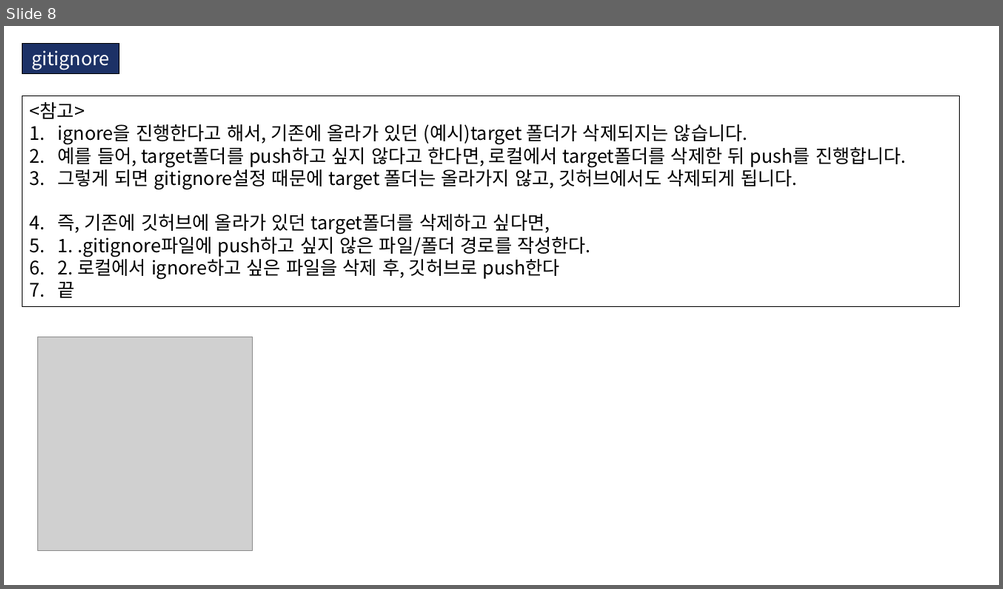
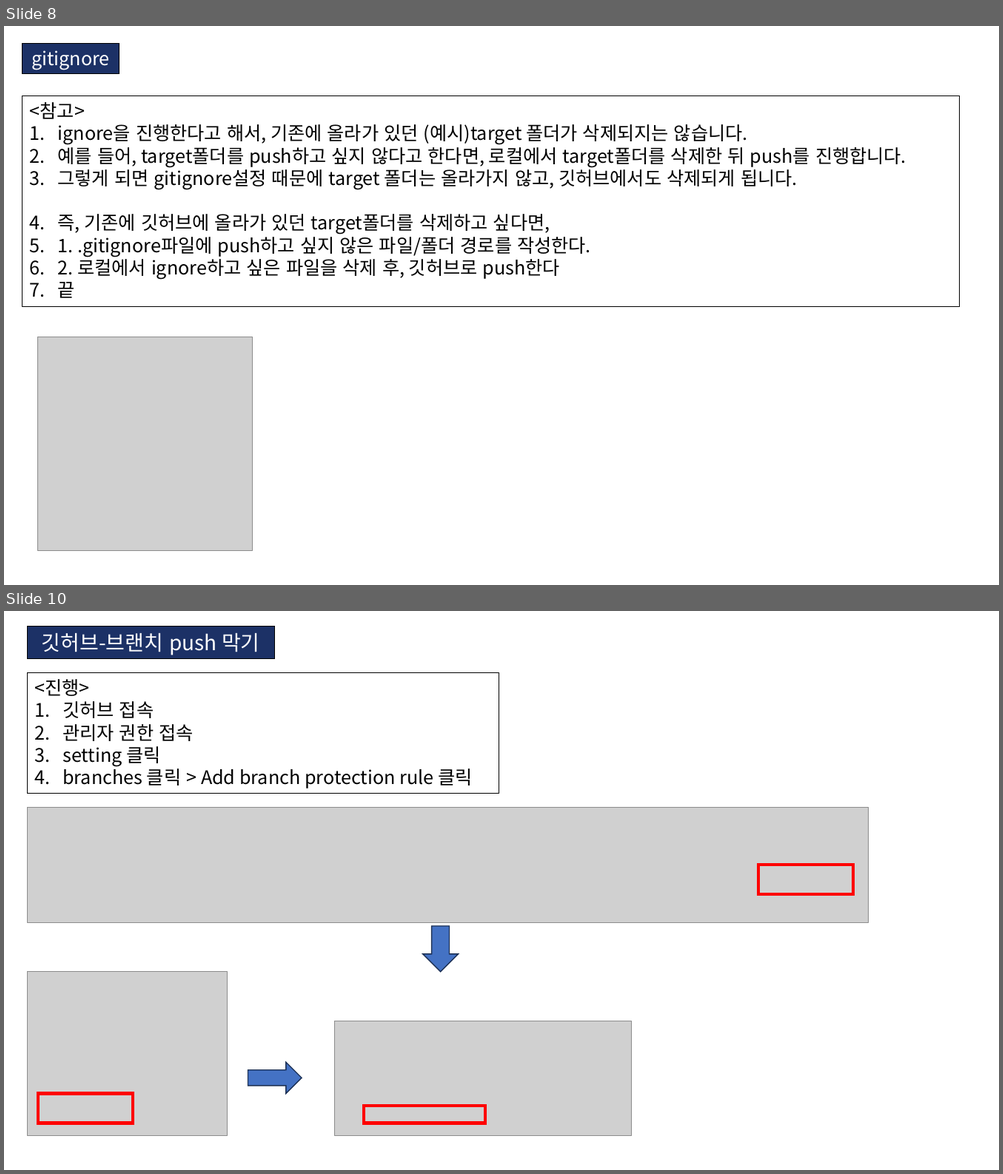
Before and after one commit to KIM-BEOMSOO/study, a slide deck: 00.공부 정리(최종)/08.git/01.github/02.gitignore/01.gitignore.pptx. Shown one above the other, each under a label of ours: slide 8 before the commit, slides 8 and 10 after it; the slides between them are not shown. The pictures are 1003x589 and 1003x1174 pixels, drawn with LibreOffice and Linux fonts; fonts in the diff are those of the drawing; grey boxes stand for pictures. Boxes give left, top, right and bottom in pixels: in the first picture for what was removed or moved away, otherwise in the second. Text is boxed around its words. In the diff, an @@ line names an element or a change of style, - is before the commit and + after.

Commit message:
깃허브 공부내용 추가

```diff
--- a/00.공부 정리(최종)/08.git/01.github/02.gitignore/01.gitignore.pptx
+++ b/00.공부 정리(최종)/08.git/01.github/02.gitignore/01.gitignore.pptx
@@ slide 10 added at (4,611,999,1170), background #FFFFFF @@
@@ rectangle added at (27,626,274,659), fill #1C3166, outline #000000 0.75 pt, 20 pt, text #FFFFFF @@
+깃허브-브랜치 push 막기
@@ rectangle added at (27,673,498,794), outline #000000 0.75 pt, 18 pt, text #000000 @@
+<진행>
+1. 깃허브 접속
+2. 관리자 권한 접속
+3. setting 클릭
+4. branches 클릭 > Add branch protection rule 클릭
@@ group added at (27,807,868,1136): 3 pictures, 3 rectangles, 1 down arrow, 1 right arrow @@
```
Also in this commit, not shown: 6 other slides added.
